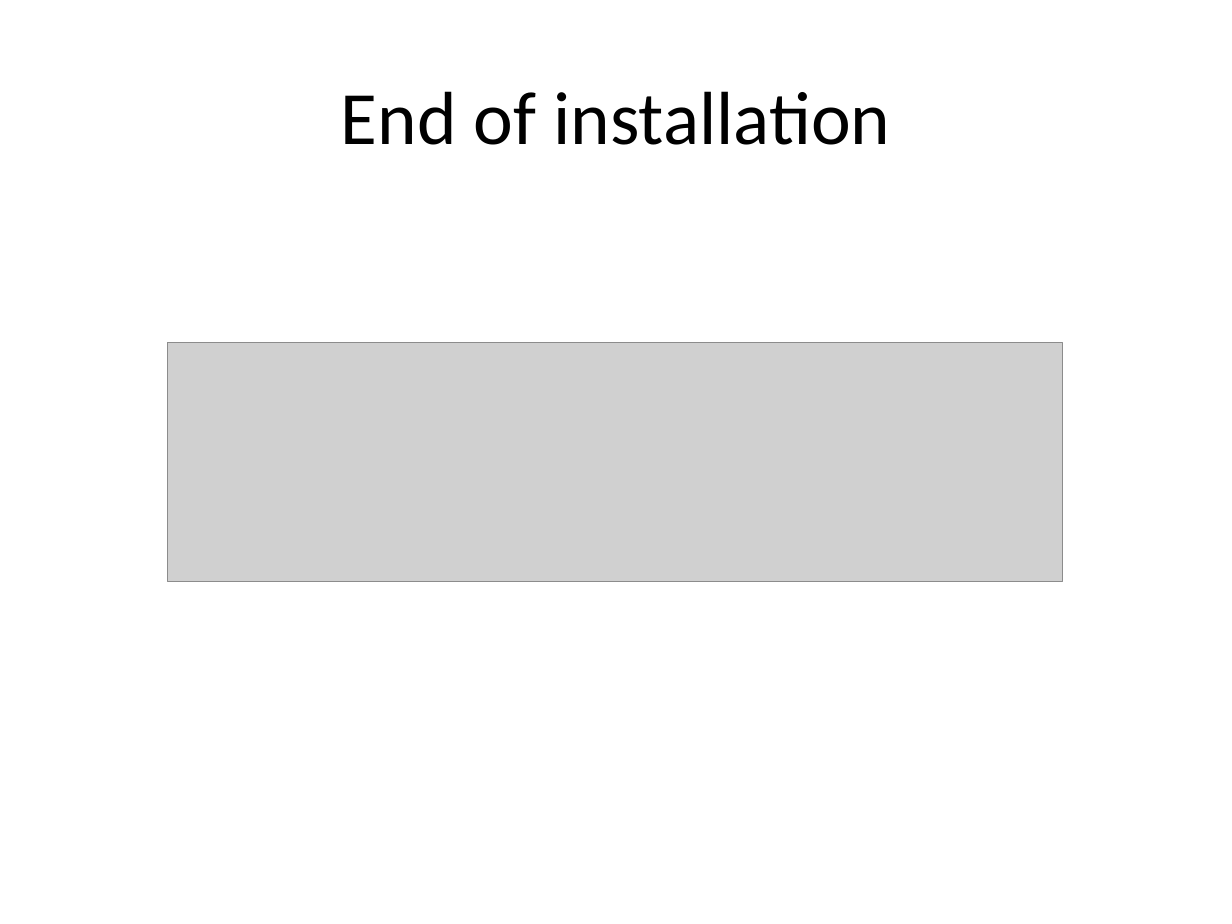
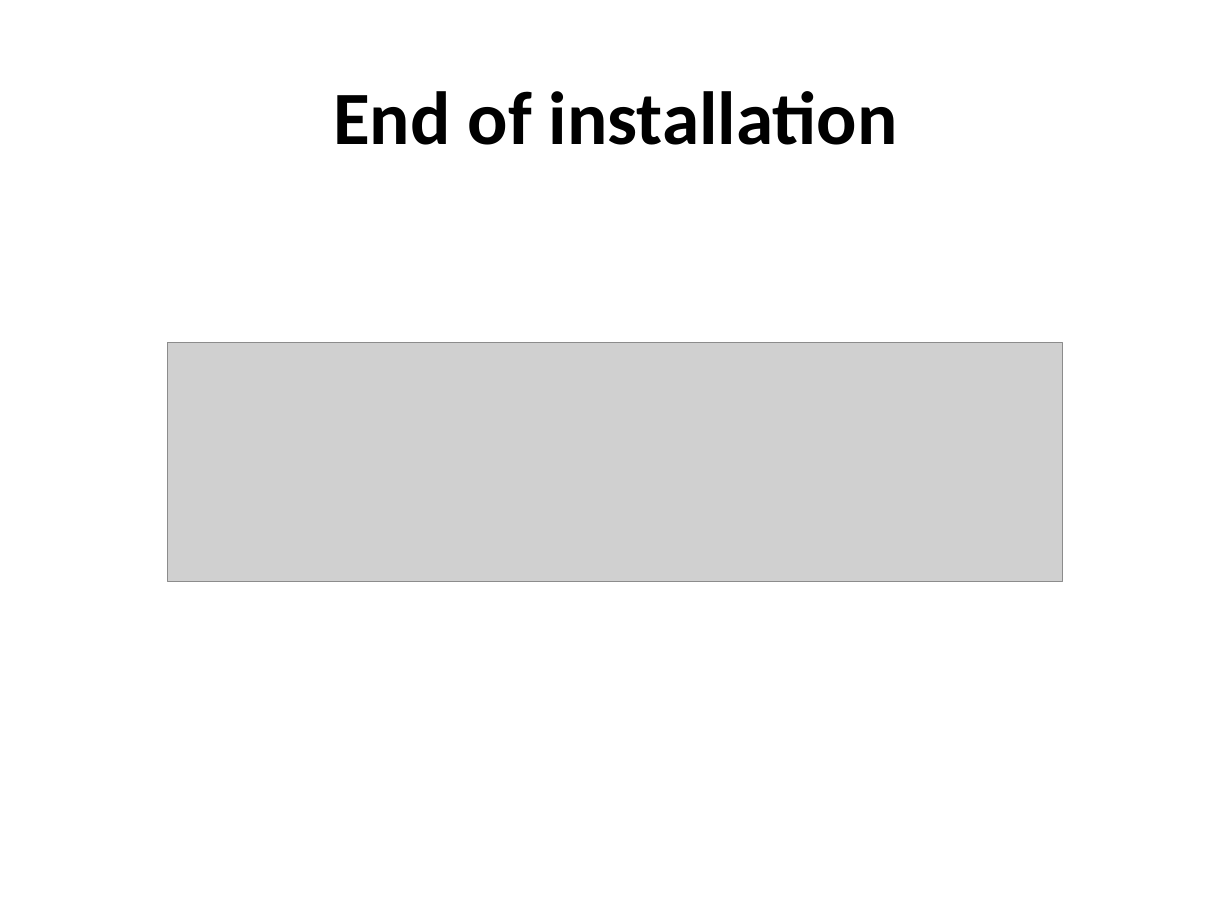
Before and after one commit to afnog/sse, a slide deck: slide 13 of postfix/mailgateway-pt2.pptx. Drawn at 1232x924 pixels with LibreOffice and Linux fonts; fonts in the diff are those of the drawing; grey boxes stand for pictures. Boxes give left, top, right and bottom in pixels: in the first picture for what was removed or moved away, otherwise in the second. Text is boxed around its words. In the diff, an @@ line names an element or a change of style, - is before the commit and + after.

Commit message:
/ ‘postfix/mailgateway-pt2.pptx’

```diff
--- a/postfix/mailgateway-pt2.pptx
+++ b/postfix/mailgateway-pt2.pptx
@@ title "End of installation" at (333, 91, 898, 145): bold on @@
```
